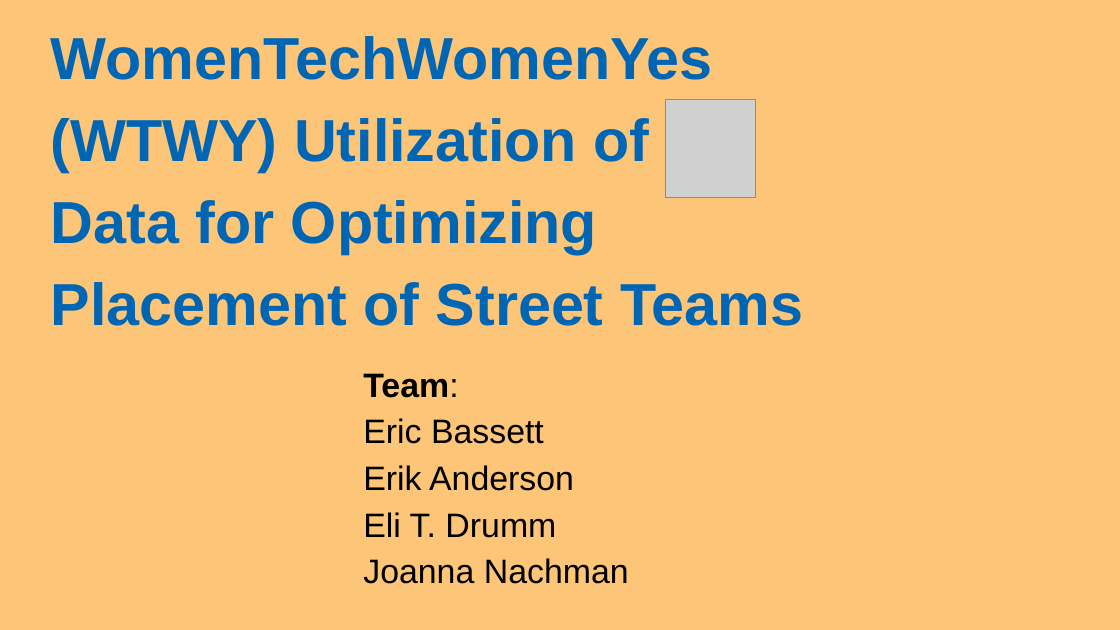
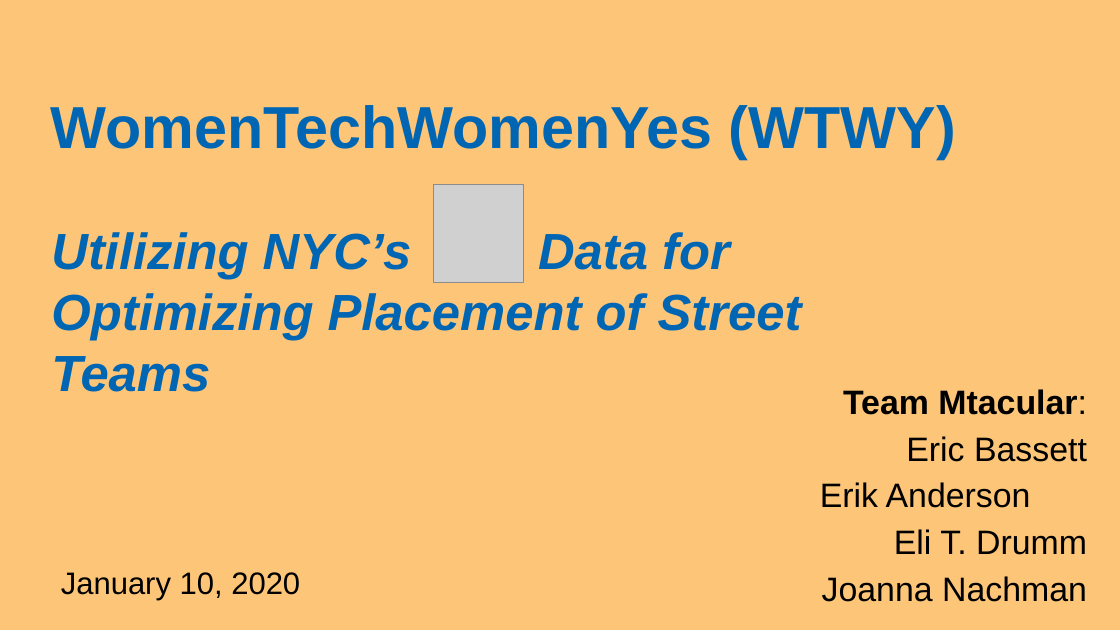
Before and after one commit to ekand/mtacular, a slide deck: slide 1 of reports/MTA_Data_PP_etd.odp. Drawn at 1120x630 pixels with LibreOffice and Linux fonts; fonts in the diff are those of the drawing; grey boxes stand for pictures. Boxes give left, top, right and bottom in pixels: in the first picture for what was removed or moved away, otherwise in the second. Text is boxed around its words. In the diff, an @@ line names an element or a change of style, - is before the commit and + after.

Commit message:
Draft 3 of PP

```diff
--- a/reports/MTA_Data_PP_etd.odp
+++ b/reports/MTA_Data_PP_etd.odp
@@ title removed at <box>51,36,803,326</box> @@
-WomenTechWomenYes (WTWY) Utilization of Data for Optimizing Placement of Street Teams
@@ title added at <box>51,105,956,159</box>, 42 pt, text #0066B3, bold @@
+WomenTechWomenYes (WTWY)
@@ picture: place and size @@
-picture at <box>666,100,755,197</box>
+picture at <box>434,185,523,283</box>
@@ text added at <box>51,232,802,392</box>, 36 pt, text #0066B3, bold, italic @@
+Utilizing NYC’s Data for Optimizing Placement of Street Teams
@@ subtitle "Team Mtacular:": place and size @@
-subtitle "Team Mtacular:" at <box>363,373,629,584</box>
+subtitle "Team Mtacular:" at <box>820,389,1087,602</box>
@@ subtitle at <box>843,389,1087,415</box>: text changed @@
-Team:
+Team Mtacular:
@@ subtitle at <box>820,436,1087,602</box>: alignment justified to right @@
@@ text added at <box>61,572,300,601</box>, 22 pt, text #000000 @@
+January 10, 2020
```
Also in this commit, not shown: 4 other slides changed, 9 slides added, 5 slides removed.
